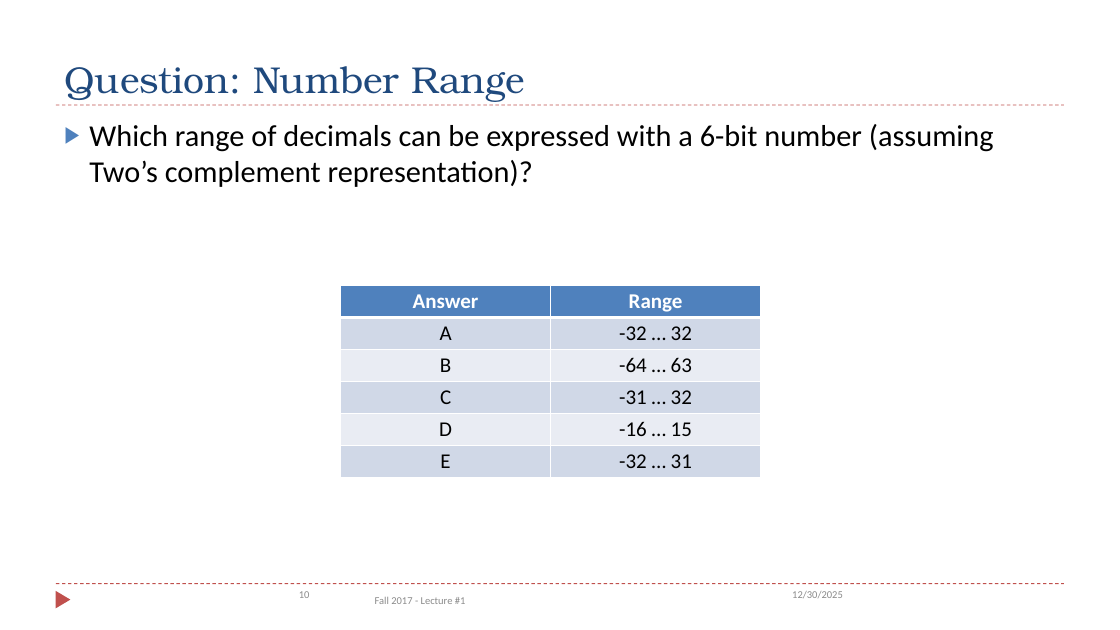
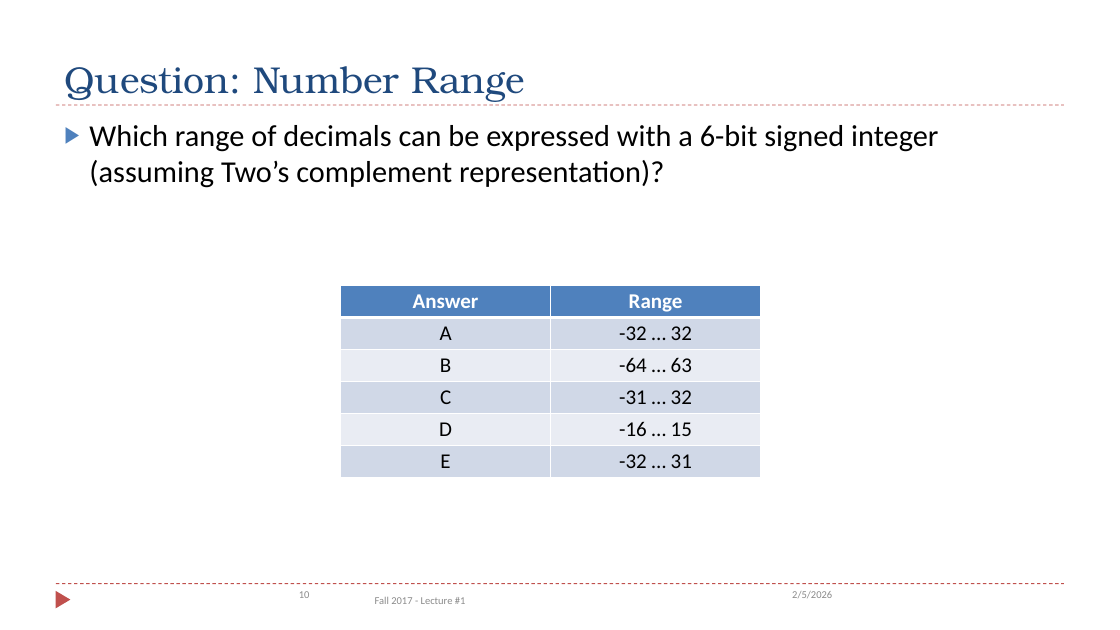
Before and after one commit to guhofstra/CSC111Sp26, a slide deck: slide 10 of PPTs/Ch2_Data_Representation_Exercises ANS.pptx. Drawn at 1120x630 pixels with LibreOffice and Linux fonts; fonts in the diff are those of the drawing. Boxes give left, top, right and bottom in pixels: in the first picture for what was removed or moved away, otherwise in the second. Text is boxed around its words. In the diff, an @@ line names an element or a change of style, - is before the commit and + after.

```diff
--- a/PPTs/Ch2_Data_Representation_Exercises ANS.pptx
+++ b/PPTs/Ch2_Data_Representation_Exercises ANS.pptx
@@ text at box(89, 125, 938, 188): text changed @@
-▶ Which range of decimals can be expressed with a 6-bit number (assuming Two’s complement representation)?
+▶ Which range of decimals can be expressed with a 6-bit signed integer (assuming Two’s complement representation)?
@@ text at box(792, 591, 832, 598): text changed @@
-12/30/2025
+2/5/2026
```
Also in this commit, not shown: 9 other slides changed, 21 other files.
